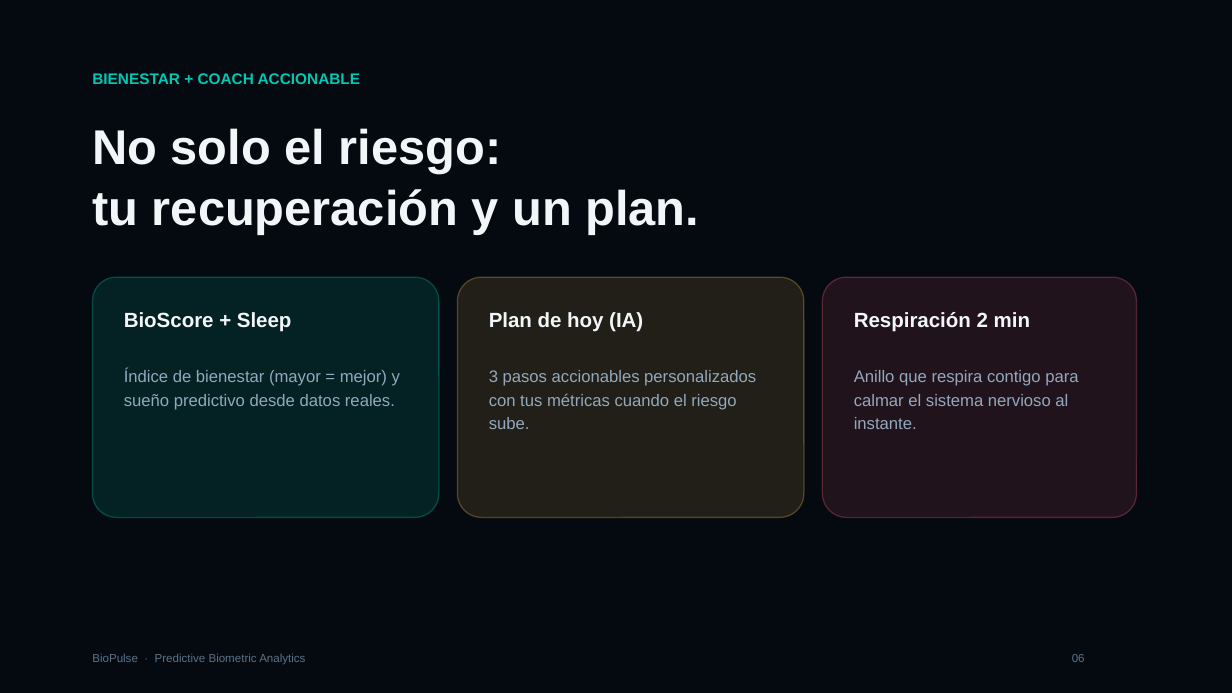
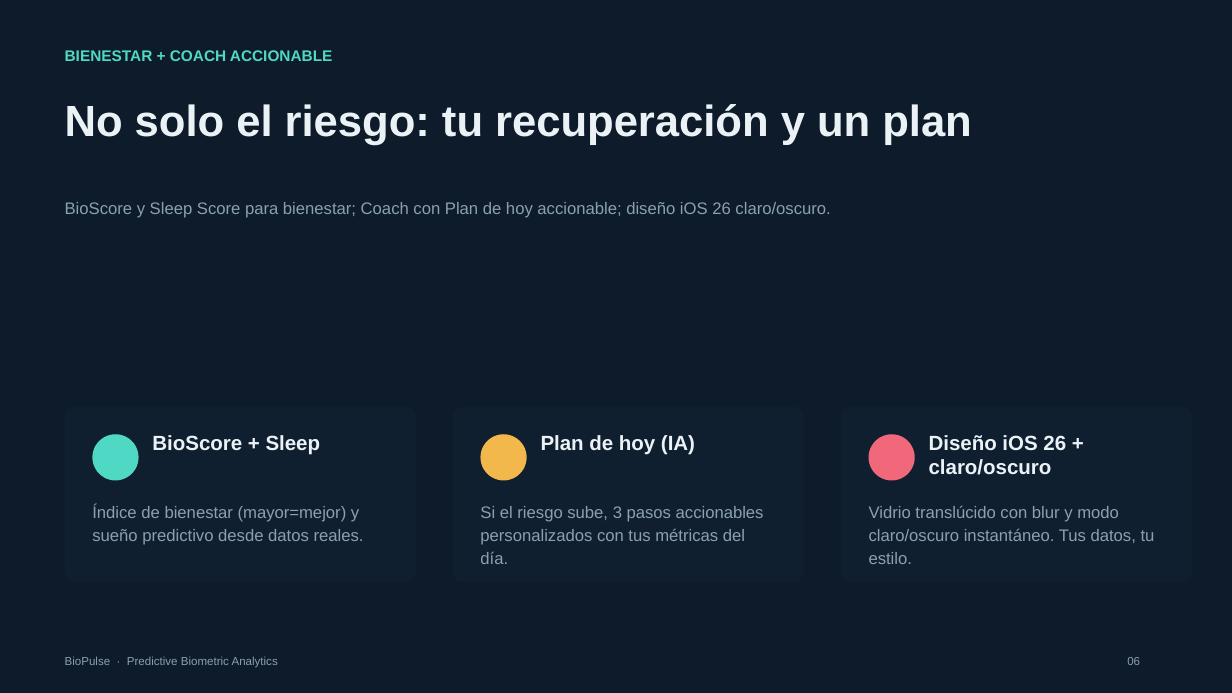
Before and after one commit to Emelecto/Bio-Pulse, a slide deck: slide 6 of pitch/BioPulse_Pitch_App_Actual.pptx. Drawn at 1232x693 pixels with LibreOffice and Linux fonts; fonts in the diff are those of the drawing. Boxes give left, top, right and bottom in pixels: in the first picture for what was removed or moved away, otherwise in the second. Text is boxed around its words. In the diff, an @@ line names an element or a change of style, - is before the commit and + after.

Commit message:
Pitch App Actual: rediseno minimalista con estilo de la presentacion anterior (sin imagenes AI)
- Mismas coordenadas/grilla que BioPulse_Pitch_Final: kicker T0.5, headline T1.0,
  cards W3.80 H1.90 en columnas 0.70/4.90/9.10, punto acento, footer T7.08
- 0 imagenes: estilo limpio, solo tipografia y tarjetas de color
- Contenido 100% app actual: BioScore, Riesgo, Sleep, Coach, Tu Laboratorio
  (mapa energia + forecast), Bienestar+Coach, diferenciacion, traccion, mercado, modelo, inversion
- Eliminadas imagenes AI (bp_hero_bg.png, bp_rings.png) del deck

```diff
--- a/pitch/BioPulse_Pitch_App_Actual.pptx
+++ b/pitch/BioPulse_Pitch_App_Actual.pptx
@@ rectangle at [0,0,1232,693]: fill #050A10 to #0D1B2A @@
@@ text "BIENESTAR + COACH ACCIONABLE": place and size @@
-text "BIENESTAR + COACH ACCIONABLE" at [92,73,360,84]
+text "BIENESTAR + COACH ACCIONABLE" at [65,50,332,61]
@@ text "BIENESTAR + COACH ACCIONABLE" at [65,50,332,61]: text colour #00C8B4 to #4FD8C4 @@
@@ text at [65,104,972,146]: text changed; size 38 to 34 pt; text colour #F2F6F8 to #EAF2F5 @@
-No solo el riesgo:
-tu recuperación y un plan.
+No solo el riesgo: tu recuperación y un plan
@@ text added at [65,202,830,218], 13 pt, text #8AA0B2 @@
+BioScore y Sleep Score para bienestar; Coach con Plan de hoy accionable; diseño iOS 26 claro/oscuro.
@@ rounded rectangle removed at [92,277,439,518] @@
@@ rounded rectangle removed at [823,277,1137,518] @@
@@ text removed at [854,312,1030,332] @@
-Respiración 2 min
@@ text removed at [854,370,1078,429] @@
-Anillo que respira contigo para calmar el sistema nervioso al instante.
@@ rounded rectangle added at [65,407,416,582], fill #101F30 @@
@@ rounded rectangle: place and size @@
-rounded rectangle at [457,277,804,518]
+rounded rectangle at [453,407,804,582]
@@ rounded rectangle at [453,407,804,582]: fill #F2B84B at 12% opacity to #101F30; outline #F2B84B 1 pt to none; proportions changed @@
@@ rounded rectangle added at [841,407,1192,582], fill #101F30 @@
@@ ellipse added at [92,434,139,481], fill #4FD8C4 @@
@@ text "BioScore + Sleep": place and size @@
-text "BioScore + Sleep" at [124,312,292,332]
+text "BioScore + Sleep" at [152,435,321,455]
@@ text "BioScore + Sleep" at [152,435,321,455]: text colour #F2F6F8 to #EAF2F5 @@
@@ ellipse added at [481,434,527,481], fill #F2B84B @@
@@ text "Plan de hoy (IA)" at [541,435,695,455]: text colour #F2F6F8 to #EAF2F5 @@
@@ text "Plan de hoy (IA)": place and size @@
-text "Plan de hoy (IA)" at [489,312,643,332]
+text "Plan de hoy (IA)" at [541,435,695,455]
@@ ellipse added at [869,434,915,481], fill #F0687A @@
@@ text added at [929,435,1066,475], 16 pt, text #EAF2F5, bold @@
+Diseño iOS 26 + claro/oscuro
@@ text at [92,504,364,545]: text changed; text colour #93A8BC to #8AA0B2 @@
-Índice de bienestar (mayor = mejor) y sueño predictivo desde datos reales.
+Índice de bienestar (mayor=mejor) y sueño predictivo desde datos reales.
@@ text at [480,506,764,564]: text changed; text colour #93A8BC to #8AA0B2 @@
-3 pasos accionables personalizados con tus métricas cuando el riesgo sube.
+Si el riesgo sube, 3 pasos accionables personalizados con tus métricas del día.
@@ text added at [869,506,1155,564], 13 pt, text #8AA0B2 @@
+Vidrio translúcido con blur y modo claro/oscuro instantáneo. Tus datos, tu estilo.
@@ text "BioPulse · Predictive Biometric Analytics": place and size @@
-text "BioPulse · Predictive Biometric Analytics" at [92,653,305,664]
+text "BioPulse · Predictive Biometric Analytics" at [65,656,278,668]
@@ text "BioPulse · Predictive Biometric Analytics" at [65,656,278,668]: text colour #5A7288 to #8AA0B2 @@
@@ text "06" at [1127,657,1140,665]: text colour #5A7288 to #8AA0B2 @@
@@ text "06": place and size @@
-text "06" at [1072,654,1085,662]
+text "06" at [1127,657,1140,665]
```
Also in this commit, not shown: 10 other slides changed, 1 other file.
